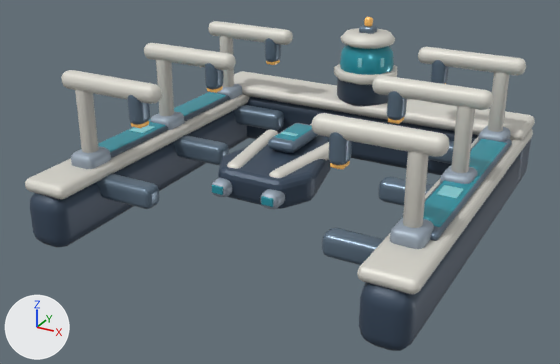
The glTF model space-battleship/assets/galaxy/v3/buildings/orbital_shipyard/orbital_shipyard_lv2.glb as it was, and as the next commit left it.
One viewpoint serves both versions: a camera (50 mm lens) standing at (6.83, -13.37, 7.18) and looking at (-0.2, -0.58, 0.79). Arrows for +X, +Y and +Z are at lower left; the lights stay in place. The picture after the commit comes second. Where no turn or scale is listed for an object, it has been applied to the vertices. Vertices at exactly the same position are counted once.

Names of what the first picture shows: 'Structure'.
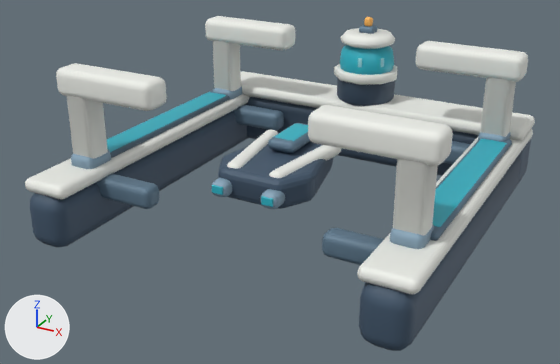
Diff of the bpy script that builds the scene:
```diff
--- a/space-battleship/assets/galaxy/v3/buildings/orbital_shipyard/orbital_shipyard_lv2.glb.py
+++ b/space-battleship/assets/galaxy/v3/buildings/orbital_shipyard/orbital_shipyard_lv2.glb.py
@@ me_cube_171 @@
 # used by ob_structure; location = (-3.42, -0.1, 0.57)
-me_cube_171.from_pydata(...)  # 6584 vertices, 12836 faces; spans x -0.5..7.34, y -3.95..4.16, z -0.57..2.92
+me_cube_171.from_pydata(...)  # 4376 vertices, 8512 faces; spans x -0.5..7.34, y -3.95..4.16, z -0.57..2.92
+# me_cube_171 part 1: the loose piece of 96 vertices spanning x 6.61..6.92, y -2.68..-2.37, z 0.85..2.39 is rebuilt with 96 vertices and now spans x 6.49..7.04, y -2.8..-2.25, z 0.85..2.39
+# me_cube_171 part 2: the loose piece of 96 vertices spanning x 6.61..6.92, y 2.37..2.68, z 0.85..2.39 is rebuilt with 96 vertices and now spans x 6.49..7.04, y 2.25..2.8, z 0.85..2.39
+# me_cube_171 part 3: the loose piece of 96 vertices spanning x 4.97..7.23, y 2.35..2.71, z 2.26..2.61 is rebuilt with 96 vertices and now spans x 4.97..7.23, y 2.22..2.84, z 2.15..2.71
+# me_cube_171 part 4: the loose piece of 96 vertices spanning x -0.38..1.87, y 2.35..2.71, z 2.26..2.61 is rebuilt with 96 vertices and now spans x -0.38..1.87, y 2.22..2.84, z 2.15..2.71
+# me_cube_171 part 5: the loose piece of 96 vertices spanning x -0.38..1.87, y -2.71..-2.35, z 2.26..2.61 is rebuilt with 96 vertices and now spans x -0.38..1.87, y -2.84..-2.22, z 2.15..2.71
+# me_cube_171 part 6: the loose piece of 96 vertices spanning x -0.08..0.23, y 2.37..2.68, z 0.85..2.39 is rebuilt with 96 vertices and now spans x -0.2..0.35, y 2.25..2.8, z 0.85..2.39
+# me_cube_171 part 7: the loose piece of 96 vertices spanning x -0.08..0.23, y -2.68..-2.37, z 0.85..2.39 is rebuilt with 96 vertices and now spans x -0.2..0.35, y -2.8..-2.25, z 0.85..2.39
+# me_cube_171 part 8: the loose piece of 96 vertices spanning x 4.97..7.23, y -2.71..-2.35, z 2.26..2.61 is rebuilt with 96 vertices and now spans x 4.97..7.23, y -2.84..-2.22, z 2.15..2.71
+# me_cube_171 part 9: 23 loose pieces with 2208 vertices, spanning x -0.38..7.23, y -2.72..2.72, z 0.11..2.61, are deleted
+# me_cube_171 part 10: 6983 kept faces spanning x -0.5..7.34, y -3.95..4.16, z -0.57..2.92 get new vertex colours
 me_cube_171.materials.append(mat_galaxytoonnavy)
```

Changed parts and their boxes (x1, y1, x2, y2) in the pictures (560 x 364 px):
'Structure', reshaped
    before: (25, 17, 535, 351)
    after: (25, 16, 535, 351)
part 1 of me_cube_171, rebuilt
    before: (403, 151, 429, 228)
    after: (393, 159, 438, 236)
part 2 of me_cube_171, rebuilt (61% wider)
    before: (488, 72, 510, 132)
    after: (480, 77, 516, 137)
part 3 of me_cube_171, rebuilt (45% taller)
    before: (418, 47, 526, 75)
    after: (416, 41, 528, 82)
part 4 of me_cube_171, rebuilt (40% taller)
    before: (208, 21, 293, 45)
    after: (205, 16, 295, 50)
part 5 of me_cube_171, rebuilt (11% wider, 40% taller)
    before: (62, 70, 162, 104)
    after: (56, 63, 167, 111)
part 6 of me_cube_171, rebuilt (81% wider)
    before: (219, 36, 234, 87)
    after: (213, 40, 241, 91)
part 7 of me_cube_171, rebuilt
    before: (75, 89, 99, 153)
    after: (67, 95, 108, 158)
part 8 of me_cube_171, rebuilt (38% taller)
    before: (312, 113, 449, 157)
    after: (308, 105, 453, 166)
part 9 of me_cube_171, deleted
    before: (128, 38, 493, 206)
part 10 of me_cube_171, recoloured
    both: (25, 17, 535, 344)
